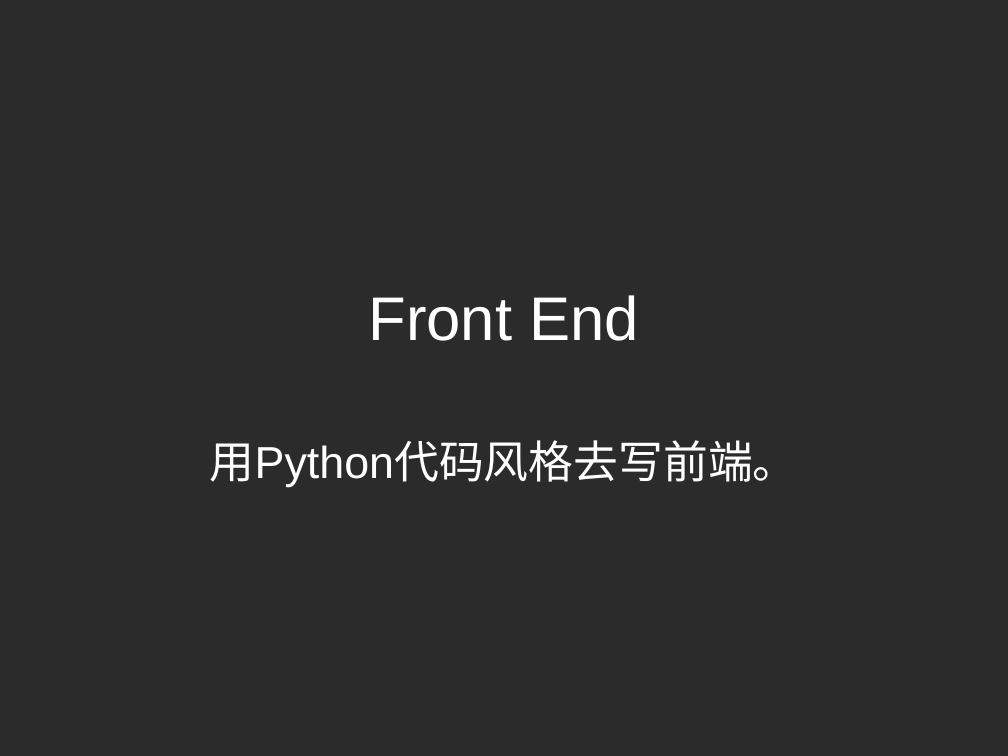
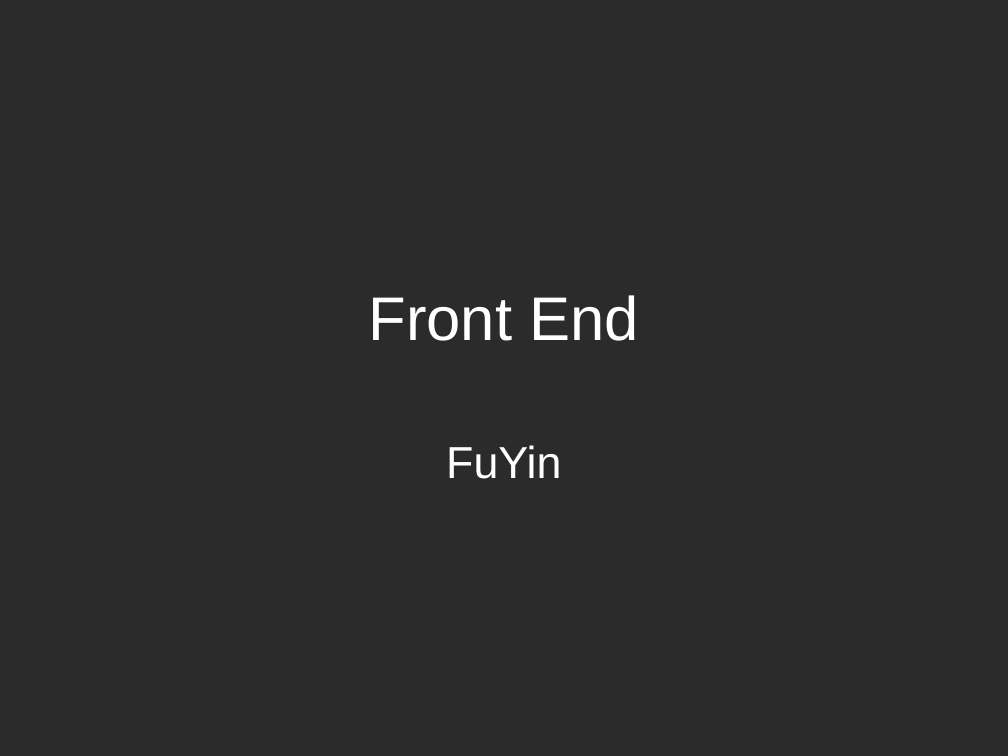
Before and after one commit to georgebbbb/web, a slide deck: slide 1 of FrontEnd.ppt. Drawn at 1008x756 pixels with LibreOffice and Linux fonts; fonts in the diff are those of the drawing; background and template pictures are left out; a plain dark background stands for a picture behind light text. Boxes give left, top, right and bottom in pixels: in the first picture for what was removed or moved away, otherwise in the second. Text is boxed around its words. In the diff, an @@ line names an element or a change of style, - is before the commit and + after.

```diff
--- a/FrontEnd.ppt
+++ b/FrontEnd.ppt
@@ subtitle at (x1=446, y1=445, x2=561, y2=479): text changed @@
-用Python代码风格去写前端。
+FuYin
```
Also in this commit, not shown: 1 other slide changed, 4 slides added, 14 other files.
